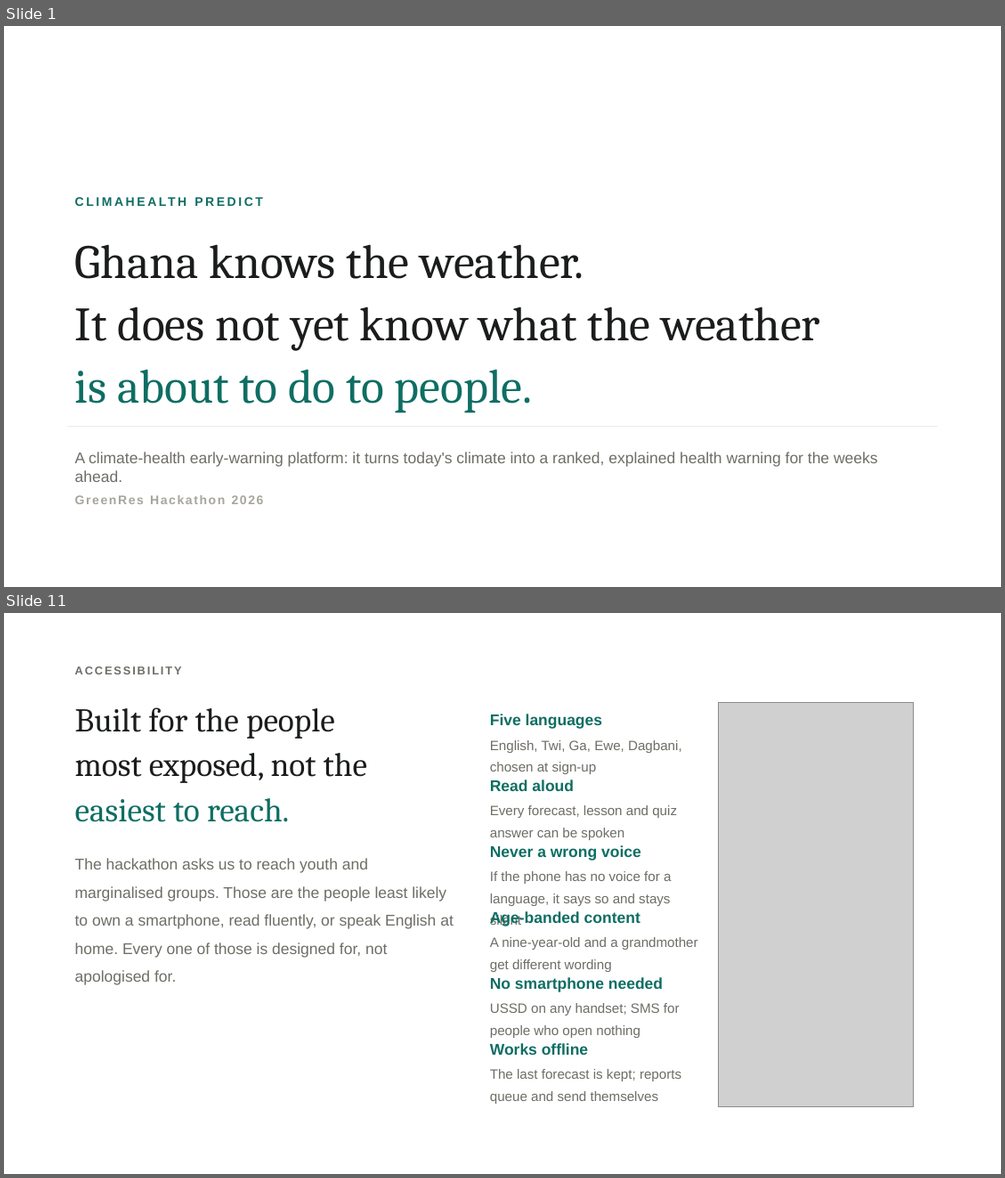
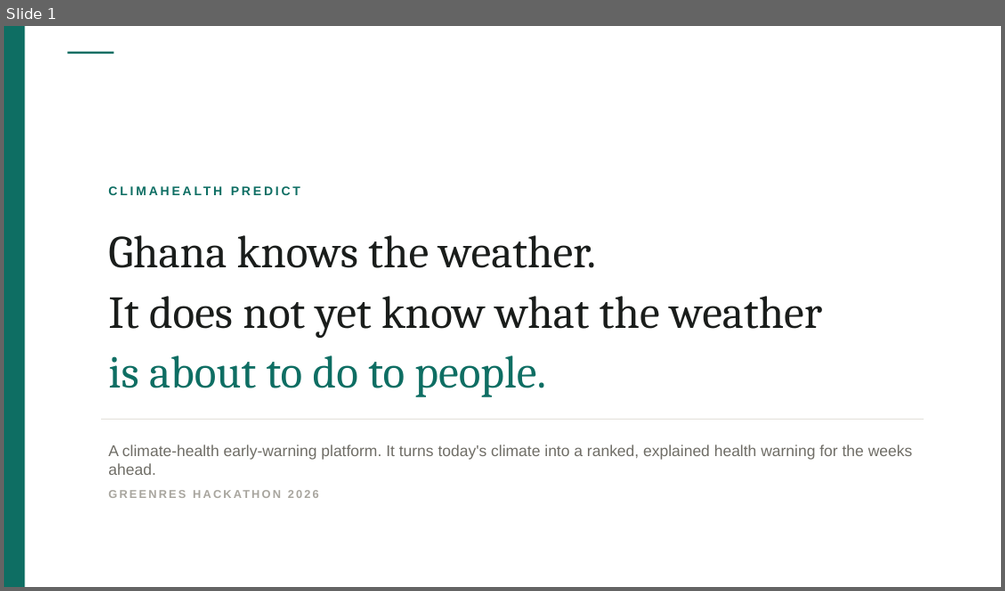
Before and after one commit to Joeboy77/ClimateHealth, a slide deck: deck/ClimaHealth-Predict.pptx. Shown one above the other, each under a label of ours: slides 1 and 11 before the commit, slide 1 after it; the slides between them are not shown. The pictures are 1005x1178 and 1005x591 pixels, drawn with LibreOffice and Linux fonts; fonts in the diff are those of the drawing; grey boxes stand for pictures. Boxes give left, top, right and bottom in pixels: in the first picture for what was removed or moved away, otherwise in the second. Text is boxed around its words. In the diff, an @@ line names an element or a change of style, - is before the commit and + after.

```diff
--- a/deck/ClimaHealth-Predict.pptx
+++ b/deck/ClimaHealth-Predict.pptx
@@ slide 11 removed at [4, 613, 1001, 1174], background #FFFFFF @@
@@ text removed at [75, 666, 182, 674] @@
-ACCESSIBILITY
@@ text removed at [75, 707, 453, 985] @@
-Built for the people
-most exposed, not the
-easiest to reach.
-The hackathon asks us to reach youth and marginalised groups. Those are the people least likely to own a smartphone, read fluently, or speak English at home. Every one of those is designed for, not apologised for.
@@ text removed at [490, 714, 682, 774] @@
-Five languages
-English, Twi, Ga, Ewe, Dagbani, chosen at sign-up
@@ picture removed at [718, 703, 914, 1107] @@
@@ text removed at [490, 779, 677, 840] @@
-Read aloud
-Every forecast, lesson and quiz answer can be spoken
@@ text removed at [490, 845, 671, 906] @@
-Never a wrong voice
-If the phone has no voice for a language, it says so and stays silent
@@ text removed at [490, 911, 698, 972] @@
-Age-banded content
-A nine-year-old and a grandmother get different wording
@@ text removed at [490, 977, 680, 1038] @@
-No smartphone needed
-USSD on any handset; SMS for people who open nothing
@@ text removed at [490, 1043, 681, 1103] @@
-Works offline
-The last forecast is kept; reports queue and send themselves
@@ slide 1 changed as well @@
@@ rectangle added at [4, 26, 25, 587], fill #0E6E63 @@
@@ rectangle added at [67, 52, 114, 54], fill #0E6E63 @@
@@ text "CLIMAHEALTH PREDICT": place and size @@
-text "CLIMAHEALTH PREDICT" at [75, 244, 820, 403]
+text "CLIMAHEALTH PREDICT" at [108, 235, 822, 397]
@@ text "CLIMAHEALTH PREDICT" at [108, 235, 822, 397]: letter spacing 2.2 to 2.4 pt in "CLIMAHEALTH PREDICT"; size 46 to 44 pt in "Ghana knows the weather.", "It does not yet know what the ...", "is about to do to people."; more space between paragraphs; line spacing 1.05 to 1.06; less space between paragraphs @@
@@ rectangle: place and size @@
-rectangle at [67, 426, 938, 426]
+rectangle at [101, 418, 923, 419]
@@ text at [108, 444, 913, 475]: text changed @@
-A climate-health early-warning platform: it turns today's climate into a ranked, explained health warning for the weeks ahead.
-GreenRes Hackathon 2026
+A climate-health early-warning platform. It turns today's climate into a ranked, explained health warning for the weeks ahead.
+GREENRES HACKATHON 2026
```
Also in this commit, not shown: 8 other slides changed, 3 slides added, 9 other slides removed, 9 other files.
